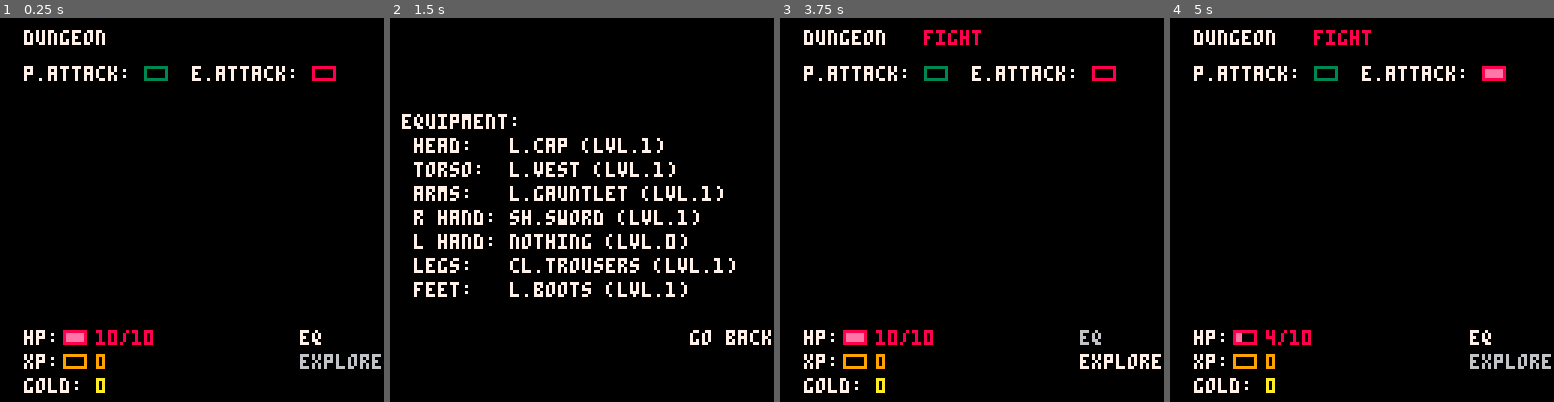
Above: before the commit, frames 1-4 (left to right).
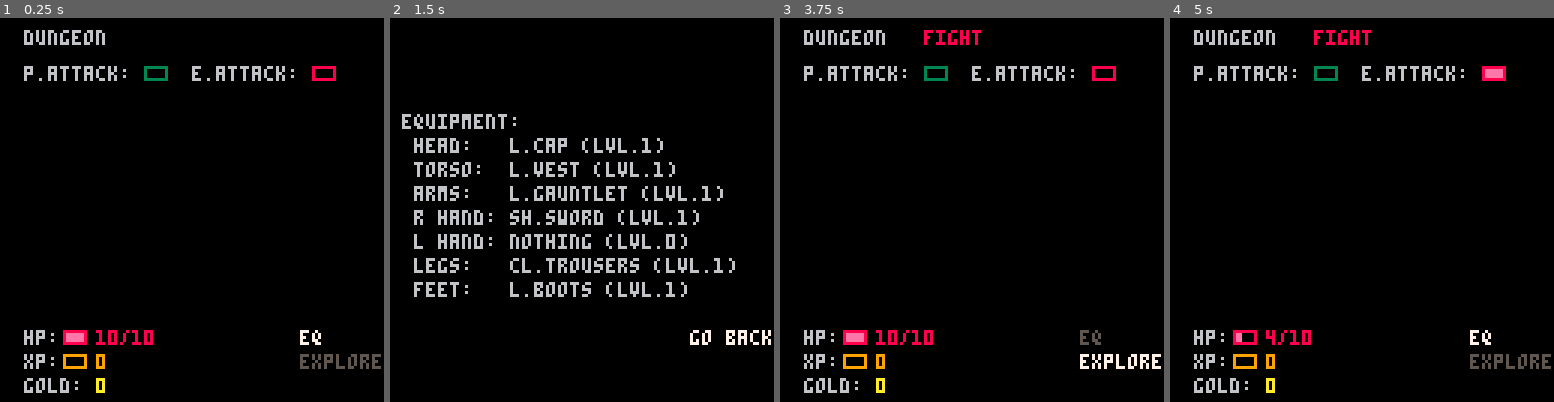
Above: after the commit, the same moments.

Repository: VedVid/IdleRPG
Game: PICO-8 cartridge idlerpg.p8
Same seed, same stepped clock (60 frames per second), same inputs: the game is played once before the commit and once after it.
Inputs:
- Up to frame 1 (0.25 s): no input
- Up to frame 2 (1.5 s): tap X (X key) at 0.33, 1.07 s; tap O (Z key) at 0.7 s
- Up to frame 3 (3.75 s): hold Right 1.6-2.1 s; tap O (Z key) every 0.4 s from 1.7 to 3.7 s; tap X (X key) at 1.85, 2.97 s; hold Up 2.15-2.42 s; hold Right 2.47-3.03 s; hold Left 3.08-3.58 s; hold Down from 3.63 s (still down)
- Up to frame 4 (5 s): release Down at 3.97 s; hold Right 4.02-4.68 s; tap X (X key) at 4.08 s; tap O (Z key) at 4.1, 4.5, 4.9 s; hold Up from 4.73 s (still down)

The runs differ from the first frame. In frame 1, 2.2% of the frame differs, in the area x 6-100%, y 3-98%; in frame 2, 7.1%, in the area x 3-90%, y 25-73%; in frame 3, 1.9%; in frame 4, 2.2%.

Commit message:
Text colors toned down

Diff:
--- a/idlerpg.p8
+++ b/idlerpg.p8
@@ -174,14 +174,14 @@
 end
 
 function draw_eq(x, y, eq)
- print("equipment:", x-4, y, 7)
- print("head:   "..eq.head.name.." (lvl."..eq.head.lvl..")", x, y+8, 7)
- print("torso:  "..eq.torso.name.." (lvl."..eq.torso.lvl..")", x, y+16, 7)
- print("arms:   "..eq.arms.name.." (lvl."..eq.arms.lvl..")", x, y+24, 7)
- print("r hand: "..eq.right_hand.name.." (lvl."..eq.right_hand.lvl..")", x, y+32, 7)
- print("l hand: "..eq.left_hand.name.." (lvl."..eq.left_hand.lvl..")", x, y+40, 7)
- print("legs:   "..eq.legs.name.." (lvl."..eq.legs.lvl..")", x, y+48, 7)
- print("feet:   "..eq.feet.name.." (lvl."..eq.feet.lvl..")", x, y+56, 7)
+ print("equipment:", x-4, y, 6)
+ print("head:   "..eq.head.name.." (lvl."..eq.head.lvl..")", x, y+8, 6)
+ print("torso:  "..eq.torso.name.." (lvl."..eq.torso.lvl..")", x, y+16, 6)
+ print("arms:   "..eq.arms.name.." (lvl."..eq.arms.lvl..")", x, y+24, 6)
+ print("r hand: "..eq.right_hand.name.." (lvl."..eq.right_hand.lvl..")", x, y+32, 6)
+ print("l hand: "..eq.left_hand.name.." (lvl."..eq.left_hand.lvl..")", x, y+40, 6)
+ print("legs:   "..eq.legs.name.." (lvl."..eq.legs.lvl..")", x, y+48, 6)
+ print("feet:   "..eq.feet.name.." (lvl."..eq.feet.lvl..")", x, y+56, 6)
 end
 
 function make_enemy()
@@ -252,7 +252,7 @@
 
 function draw_buttons(buttons)
  for i = 1, #buttons do
-  col = 6
+  col = 5
   if i == button_chosen then
    col = 7
   end
@@ -294,22 +294,22 @@
 
 -->8
 function draw_main_scene()
- print(game_place, 8, 4, 7)
+ print(game_place, 8, 4, 6)
  if game_fight then
   print("fight", 48, 4, 8)
  end
- print("p.attack:", 8, 16, 7)
+ print("p.attack:", 8, 16, 6)
  draw_bar(player.attack_bar, 48, 16)
- print("e.attack:", 64, 16, 7)
+ print("e.attack:", 64, 16, 6)
  draw_bar(enemy.attack_bar, 104, 16)
 
- print("hp: ", 8, 104, 7)
+ print("hp: ", 8, 104, 6)
  draw_bar(player.hp_bar, 21, 104)
  print(player.current_hp.."/"..player.max_hp, 32, 104, 8)
- print("xp: ", 8, 112, 7)
+ print("xp: ", 8, 112, 6)
  draw_bar(player.xp_bar, 21, 112)
  print(player.current_xp, 32, 112, 9)
- print("gold: ", 8, 120, 7)
+ print("gold: ", 8, 120, 6)
  print(player.gold, 32, 120, 10)
 
 draw_buttons(game_buttons)
